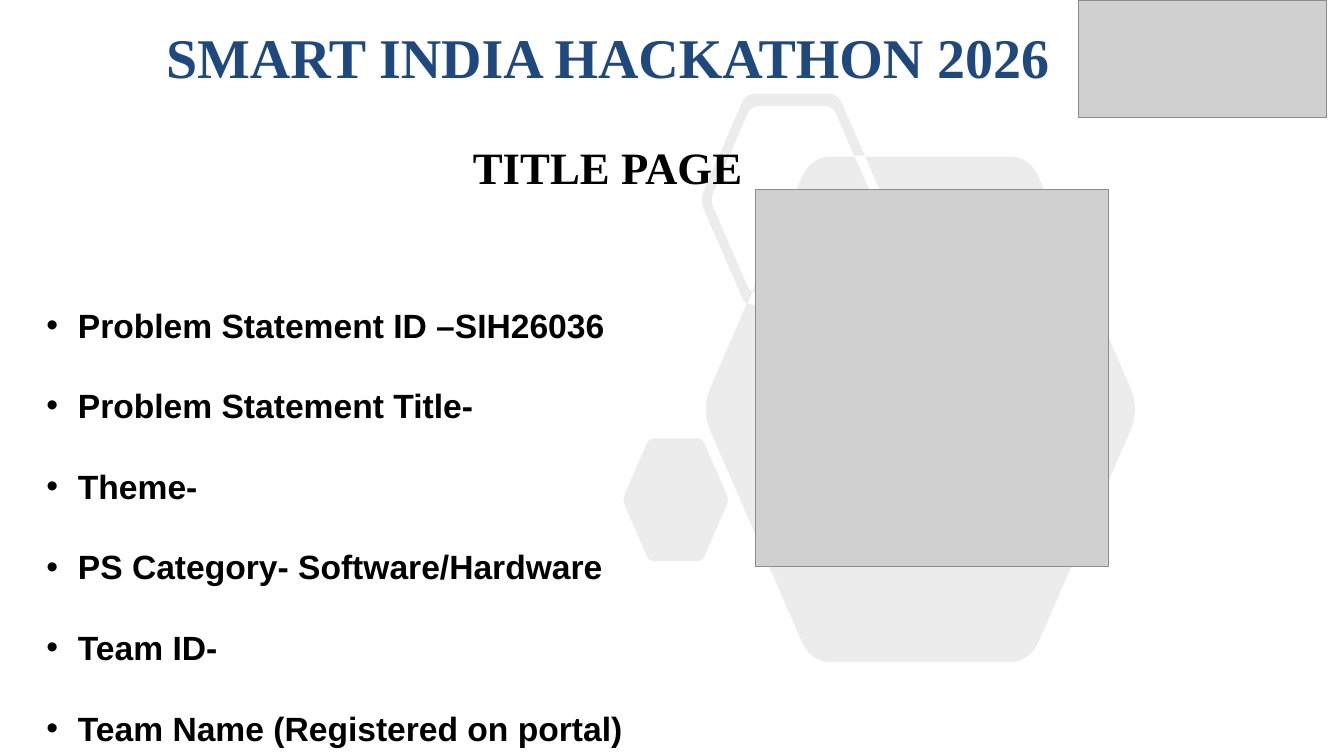
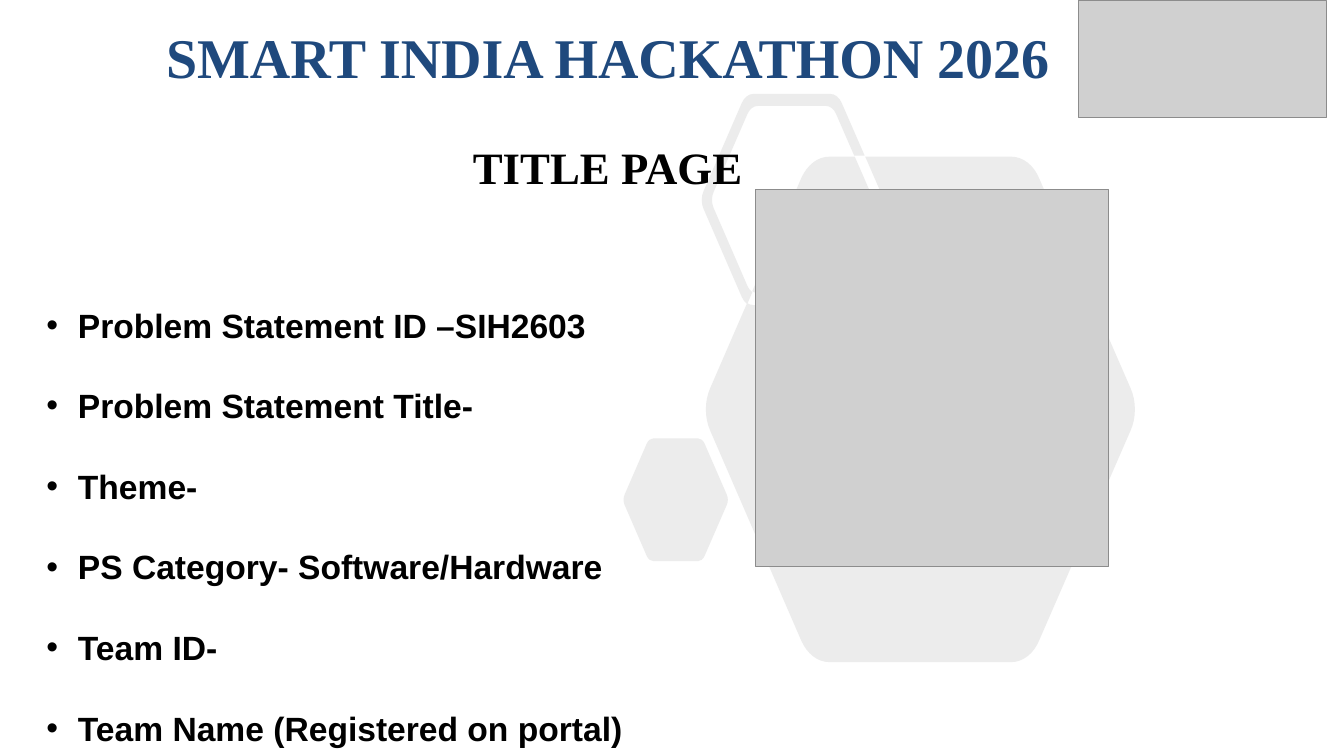
Before and after one commit to Sri-Ram143/SIH-2K26, a slide deck: slide 1 of SIH26036-presentation.pptx. Drawn at 1344x756 pixels with LibreOffice and Linux fonts; fonts in the diff are those of the drawing; grey boxes stand for pictures. Boxes give left, top, right and bottom in pixels: in the first picture for what was removed or moved away, otherwise in the second. Text is boxed around its words. In the diff, an @@ line names an element or a change of style, - is before the commit and + after.

```diff
--- a/SIH26036-presentation.pptx
+++ b/SIH26036-presentation.pptx
@@ text at bbox=[78, 313, 585, 339]: text changed @@
-• Problem Statement ID –SIH26036
+• Problem Statement ID –SIH2603
```
Also in this commit, not shown: 1 other file.
